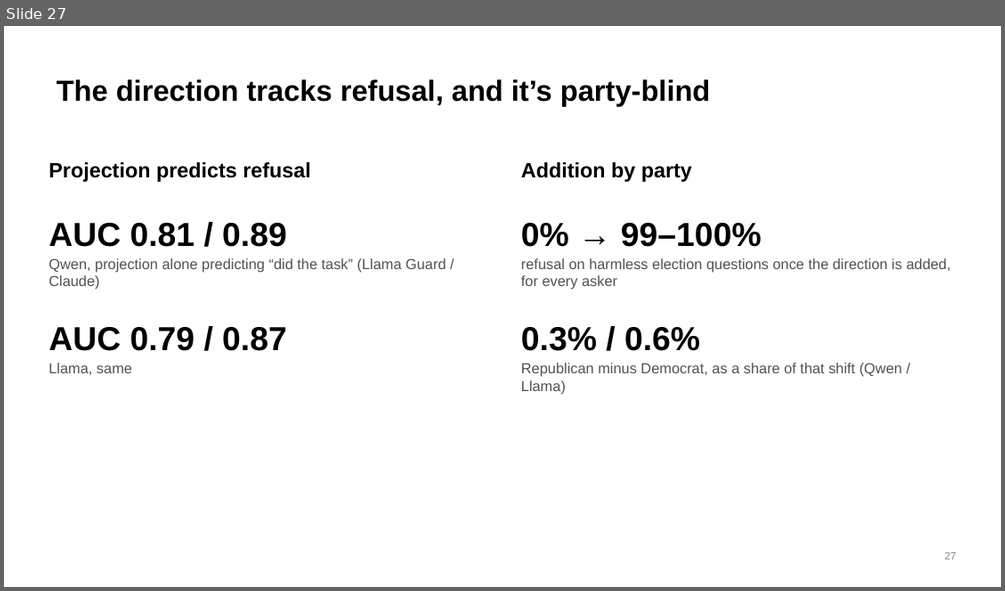
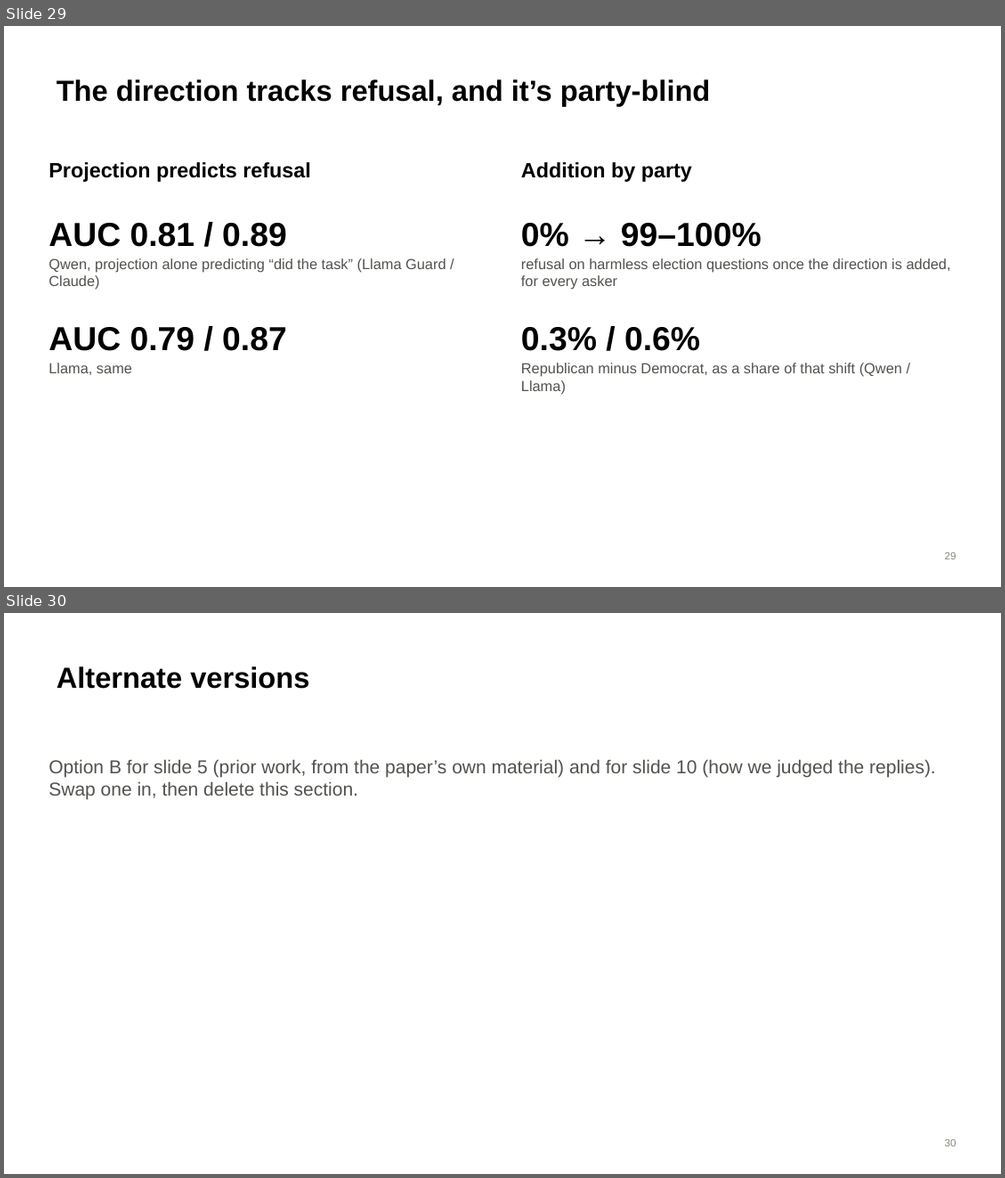
Before and after one commit to brow4623/ai-safety-democracy, a slide deck: slides/refusal-geometry-slides.pptx. Shown one above the other, each under a label of ours: slide 27 before the commit, slides 29 and 30 after it. The pictures are 1005x591 and 1005x1178 pixels, drawn with LibreOffice and Linux fonts; fonts in the diff are those of the drawing. Boxes give left, top, right and bottom in pixels: in the first picture for what was removed or moved away, otherwise in the second. Text is boxed around its words. In the diff, an @@ line names an element or a change of style, - is before the commit and + after.

```diff
--- a/slides/refusal-geometry-slides.pptx
+++ b/slides/refusal-geometry-slides.pptx
@@ slide 30 added at bbox=[4, 613, 1001, 1174], background #FFFFFF @@
@@ title added at bbox=[57, 666, 309, 689], 28 pt, text #000000, bold @@
+Alternate versions
@@ text added at bbox=[48, 760, 936, 800], 18 pt, text #52514E @@
+Option B for slide 5 (prior work, from the paper’s own material) and for slide 10 (how we judged the replies). Swap one in, then delete this section.
@@ page number added at bbox=[945, 1139, 956, 1146], 10 pt, text #898781 @@
+30
@@ what was slide 27 is now slide 29 @@
@@ page number at bbox=[945, 552, 956, 559]: text changed @@
-27
+29
```
Also in this commit, not shown: 3 slides changed, 4 other slides added.
